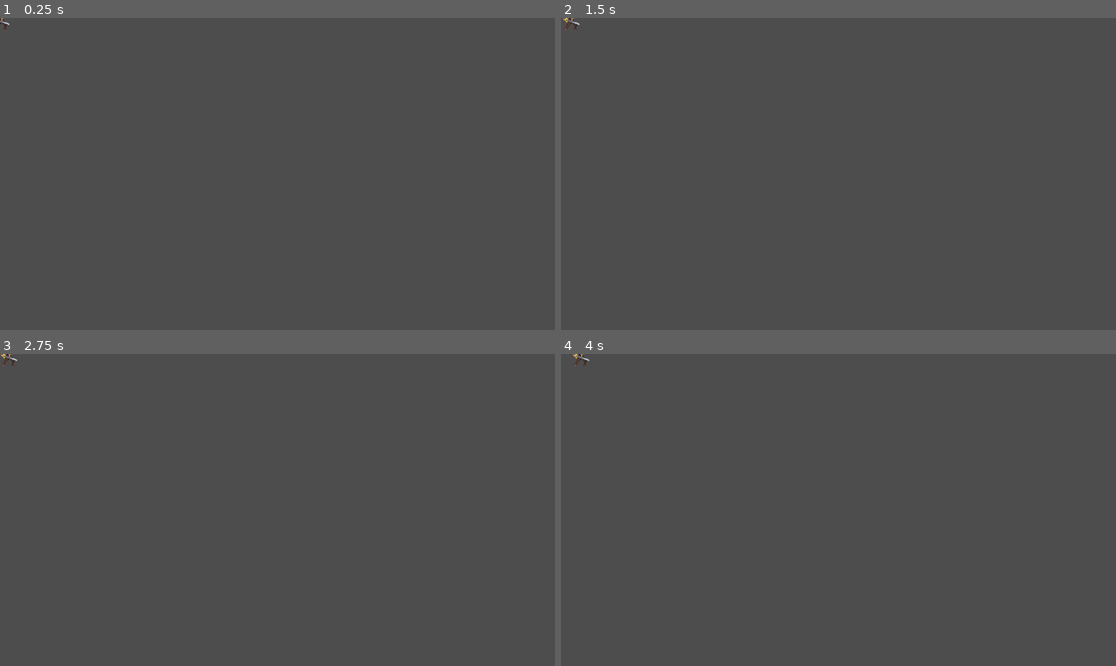
Above: before the commit, frames 1-4 (two rows, left to right).
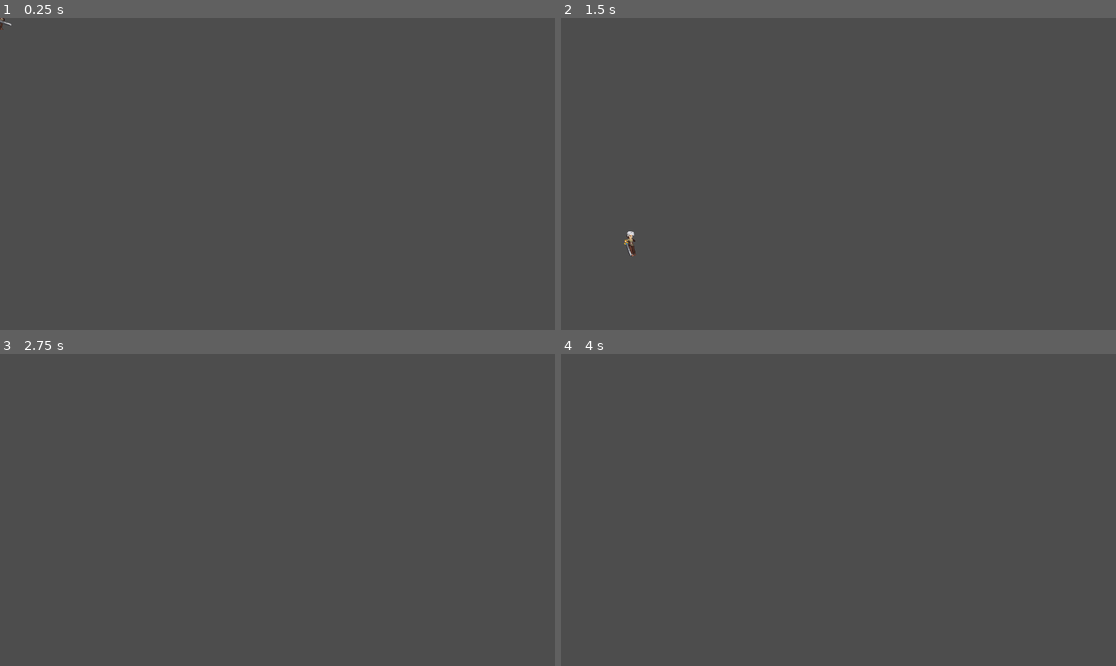
Above: after the commit, the same moments.

Repository: pazlore/paz-first
Game: Godot game, scene res://Escenas/Componentes/Jugador/jugador.tscn
Two runs of this game, one before a commit and one after it. Both use one fixed random seed, a clock stepped at 60 frames per second and the inputs below. Before the commit the project starts from res://Escenas/componentes1/componentes/jugador.tscn.
Inputs:
- Up to frame 1 (0.25 s): no input
- Up to frame 2 (1.5 s): tap Enter at 0.5 s; hold Right (mover_derecha) from 0.53 s (still down)
- Up to frame 3 (2.75 s): release Right (mover_derecha) at 2.03 s; hold Left (mover_izquierda) from 2.03 s (still down)
- Up to frame 4 (4 s): release Left (mover_izquierda) at 2.78 s; hold Right (mover_derecha) from 2.78 s (still down)

The runs differ from the first frame. In frame 1, less than 0.1% of the frame differs, in the area x 0-3%, y 0-4%; in frame 2, 0.1%, in the area x 0-14%, y 0-77%; in frame 3, less than 0.1%; in frame 4, less than 0.1%.
Error before the commit: Parse Error: Unexpected "if" in class body. (res://Escenas/componentes1/componentes/Estados/estado.gd:11)

Commit message:
clase 27/3 correr,quieto

Diff:
--- /dev/null
+++ b/Escenas/Componentes/Jugador/Estados/Corriendo.gd
@@ -0,0 +1,24 @@
+#CORRIENDO
+extends Estado
+
+
+
+
+func physics_update(_delta):
+	jugador.velocity.y = jugador.gravedad
+	jugador.move_and_slide()
+
+func enter():
+	jugador.sprite.play("Corriendo")
+
+func _physics_process(delta):
+	if Input.is_action_pressed("mover_derecha"):
+		jugador.velocity.x = jugador.speed
+		jugador.move_and_slide()
+		jugador.sprite.flip_h = false
+	elif Input.is_action_pressed("mover_izquierda"):
+		jugador.velocity.x = -jugador.speed
+		jugador.move_and_slide()
+		jugador.sprite.flip_h = true
+	else:
+		get_parent().ir_a_estado_siguiente("Quieto")
--- /dev/null
+++ b/Escenas/Componentes/Jugador/Estados/cayendo.gd
@@ -0,0 +1,14 @@
+#CAYENDO
+extends Estado
+
+func enter():
+	jugador.sprite.play("Cayendo")
+
+
+func physics_update(_delta):
+	#print(jugador.sprite)
+	jugador.velocity.y = jugador.gravedad
+	jugador.move_and_slide()
+
+	if jugador.is_on_floor():
+		get_parent().ir_a_estado_siguiente("Quieto")
--- /dev/null
+++ b/Escenas/Componentes/Jugador/Estados/estado.gd
@@ -0,0 +1,13 @@
+#QUIETO
+extends Estado
+
+func enter():
+	jugador.sprite.play("Quieto")
+
+
+func physics_update(delta):
+	if not jugador.is_on_floor():
+		get_parent().ir_a_estado_siguiente("Cayendo")
+	if jugador.is_on_floor():
+		if Input.is_action_just_pressed("mover_derecha") or Input.is_action_just_pressed("mover_izquierda"):
+			get_parent().ir_a_estado_siguiente("Corriendo")
--- /dev/null
+++ b/Escenas/Componentes/Jugador/jugador.gd
@@ -0,0 +1,12 @@
+#JUGADOR
+
+extends CharacterBody2D
+
+
+@export var speed = 20.0
+@export var gravedad = 250.0
+@export var sprite : AnimatedSprite2D
+
+
+func _physics_process(_delta):
+	pass
--- a/Escenas/componentes1/componentes/jugador.tscn
+++ b/Escenas/Componentes/Jugador/jugador.tscn
@@ -1,13 +1,14 @@
-[gd_scene load_steps=41 format=3 uid="uid://cu3clndd2aojh"]
-
-[ext_resource type="Script" uid="uid://bvkf2v1gtrae7" path="res://Escenas/componentes1/componentes/jugador.gd" id="1_iiqtd"]
+[gd_scene load_steps=42 format=3 uid="uid://cu3clndd2aojh"]
+
+[ext_resource type="Script" uid="uid://bvkf2v1gtrae7" path="res://Escenas/Componentes/Jugador/jugador.gd" id="1_iiqtd"]
 [ext_resource type="Texture2D" uid="uid://dvj05jiydyygu" path="res://Assets/texturas/jugador/attack.png" id="2_tjipt"]
 [ext_resource type="Texture2D" uid="uid://b6mwpw13wdkh6" path="res://Assets/texturas/jugador/jump.png" id="3_5iixo"]
 [ext_resource type="Texture2D" uid="uid://df8mpjikd3prx" path="res://Assets/texturas/jugador/run.png" id="4_d18du"]
 [ext_resource type="Texture2D" uid="uid://d02mx1a8hijfq" path="res://Assets/texturas/jugador/idle.png" id="5_oqm7w"]
-[ext_resource type="Script" uid="uid://uer4gorus1ko" path="res://Escenas/componentes1/componentes/maquina_estado/maquina_estado.gd" id="6_d18du"]
-[ext_resource type="Script" uid="uid://b36l1kr4rsdf8" path="res://Escenas/componentes1/componentes/Estados/estado.gd" id="7_d18du"]
-[ext_resource type="Script" uid="uid://r5lk0ie0rliw" path="res://Escenas/componentes1/componentes/maquina_estado/estado.gd" id="8_50iav"]
+[ext_resource type="Script" uid="uid://uer4gorus1ko" path="res://Escenas/Componentes/Jugador/maquina_estado/maquina_estado.gd" id="6_d18du"]
+[ext_resource type="Script" uid="uid://b36l1kr4rsdf8" path="res://Escenas/Componentes/Jugador/Estados/estado.gd" id="7_d18du"]
+[ext_resource type="Script" uid="uid://pnchovrppj3s" path="res://Escenas/Componentes/Jugador/Estados/cayendo.gd" id="8_50iav"]
+[ext_resource type="Script" uid="uid://7ewucva3xb36" path="res://Escenas/Componentes/Jugador/Estados/Corriendo.gd" id="9_n06o3"]
 
 [sub_resource type="RectangleShape2D" id="RectangleShape2D_iiqtd"]
 size = Vector2(18, 48)
@@ -145,7 +146,7 @@
 "texture": SubResource("AtlasTexture_0ei5s")
 }],
 "loop": true,
-"name": &"atacando",
+"name": &"Atacando",
 "speed": 5.0
 }, {
 "frames": [{
@@ -174,7 +175,7 @@
 "texture": SubResource("AtlasTexture_rycqe")
 }],
 "loop": true,
-"name": &"cayendo",
+"name": &"Cayendo",
 "speed": 5.0
 }, {
 "frames": [{
@@ -203,7 +204,7 @@
 "texture": SubResource("AtlasTexture_v70rv")
 }],
 "loop": true,
-"name": &"corriendo",
+"name": &"Corriendo",
 "speed": 5.0
 }, {
 "frames": [{
@@ -220,7 +221,7 @@
 "texture": SubResource("AtlasTexture_ardq0")
 }],
 "loop": true,
-"name": &"quieto",
+"name": &"Quieto",
 "speed": 3.0
 }, {
 "frames": [{
@@ -246,12 +247,14 @@
 "texture": SubResource("AtlasTexture_qt2et")
 }],
 "loop": true,
-"name": &"saltando",
+"name": &"Saltando",
 "speed": 5.0
 }]
 
-[node name="jugador" type="CharacterBody2D"]
+[node name="jugador" type="CharacterBody2D" node_paths=PackedStringArray("sprite")]
 script = ExtResource("1_iiqtd")
+speed = 80.0
+sprite = NodePath("AnimatedSprite2D")
 metadata/_edit_group_ = true
 
 [node name="CollisionShape2D" type="CollisionShape2D" parent="."]
@@ -260,7 +263,7 @@
 
 [node name="AnimatedSprite2D" type="AnimatedSprite2D" parent="."]
 sprite_frames = SubResource("SpriteFrames_buye6")
-animation = &"atacando"
+animation = &"Saltando"
 
 [node name="MaquinaEstado" type="Node" parent="." node_paths=PackedStringArray("jugador")]
 script = ExtResource("6_d18du")
@@ -273,3 +276,7 @@
 [node name="Cayendo" type="Node" parent="MaquinaEstado"]
 script = ExtResource("8_50iav")
 metadata/_custom_type_script = "uid://r5lk0ie0rliw"
+
+[node name="Corriendo" type="Node" parent="MaquinaEstado"]
+script = ExtResource("9_n06o3")
+metadata/_custom_type_script = "uid://r5lk0ie0rliw"
--- a/Escenas/componentes1/componentes/maquina_estado/estado.gd
+++ b/Escenas/Componentes/Jugador/maquina_estado/estado.gd
@@ -13,11 +13,7 @@
 func update (_delta):
 	pass
 
-func _physics_process(delta):
+func physics_update(_delta):
 	pass
 func exit():
 	pass
-
-
-func _physics_update(delta):
-	jugador.move_and_slide()
--- a/Escenas/componentes1/componentes/maquina_estado/maquina_estado.gd
+++ b/Escenas/Componentes/Jugador/maquina_estado/maquina_estado.gd
@@ -16,7 +16,7 @@
 func _physics_process(delta):
 	estado_actual.physics_update(delta)
 
-func ir_a_siguiente_estado(estado_siguiente : String):
+func ir_a_estado_siguiente(estado_siguiente : String):
 	estado_actual.exit()
 	estado_actual = get_node(estado_siguiente)
 	estado_actual.enter()
--- a/Escenas/componentes1/componentes/Estados/estado.gd
+++ /dev/null
@@ -1,12 +0,0 @@
-#quieto
-extends Estado
-
-func enter():
-	pass
-
-func update(delta):
-	jugador.velocity.y = jugador.gravedad
-	jugador.move_and_slide()
-
-if not jugador.is_on_floor():
-	get parent().ir_a_estado_siguiente()
--- a/Escenas/componentes1/componentes/jugador.gd
+++ /dev/null
@@ -1,10 +0,0 @@
-extends CharacterBody2D
-
-@export var speed = 20.0
-@export var gravedad = 250.0
-
-func _physics_process(_delta):
-	var direccion = Input.get_axis("mover_izquierda","mover_derecha")
-	#print (direccion)
-	velocity.x = direccion * speed
-	move_and_slide()
--- a/nivel0.tscn
+++ b/nivel0.tscn
@@ -1,8 +1,19 @@
-[gd_scene load_steps=2 format=3 uid="uid://bfnauuqb68l4n"]
+[gd_scene load_steps=3 format=3 uid="uid://bfnauuqb68l4n"]
 
-[ext_resource type="PackedScene" uid="uid://cu3clndd2aojh" path="res://Escenas/componentes1/componentes/jugador.tscn" id="1_mk8gj"]
+[ext_resource type="PackedScene" uid="uid://cu3clndd2aojh" path="res://Escenas/Componentes/Jugador/jugador.tscn" id="1_mk8gj"]
+
+[sub_resource type="RectangleShape2D" id="RectangleShape2D_mk8gj"]
+size = Vector2(648, 32)
 
 [node name="Nivel 0" type="Node2D"]
 
 [node name="jugador" parent="." instance=ExtResource("1_mk8gj")]
-position = Vector2(187, 86)
+position = Vector2(88.525, 0)
+
+[node name="StaticBody2D" type="StaticBody2D" parent="."]
+position = Vector2(9.685, 120)
+metadata/_edit_group_ = true
+
+[node name="CollisionShape2D" type="CollisionShape2D" parent="StaticBody2D"]
+position = Vector2(314, 7.575)
+shape = SubResource("RectangleShape2D_mk8gj")
Not shown, added: Escenas/Componentes/Jugador/Estados/Corriendo.gd.uid
Not shown, added: Escenas/Componentes/Jugador/Estados/cayendo.gd.uid
Renamed: Escenas/componentes1/componentes/Estados/estado.gd.uid -> Escenas/Componentes/Jugador/Estados/estado.gd.uid
Renamed: Escenas/componentes1/componentes/jugador.gd.uid -> Escenas/Componentes/Jugador/jugador.gd.uid
Renamed: Escenas/componentes1/componentes/maquina_estado/estado.gd.uid -> Escenas/Componentes/Jugador/maquina_estado/estado.gd.uid
Renamed: Escenas/componentes1/componentes/maquina_estado/maquina_estado.gd.uid -> Escenas/Componentes/Jugador/maquina_estado/maquina_estado.gd.uid
